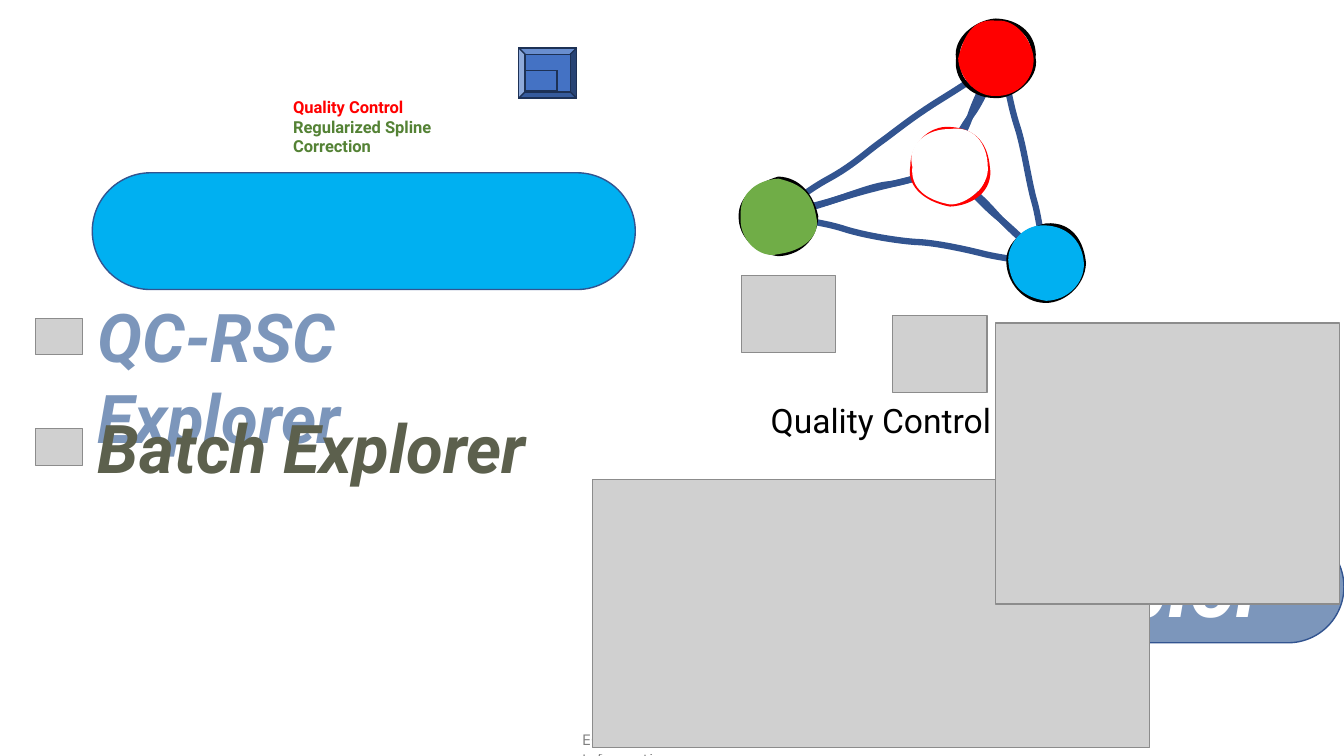
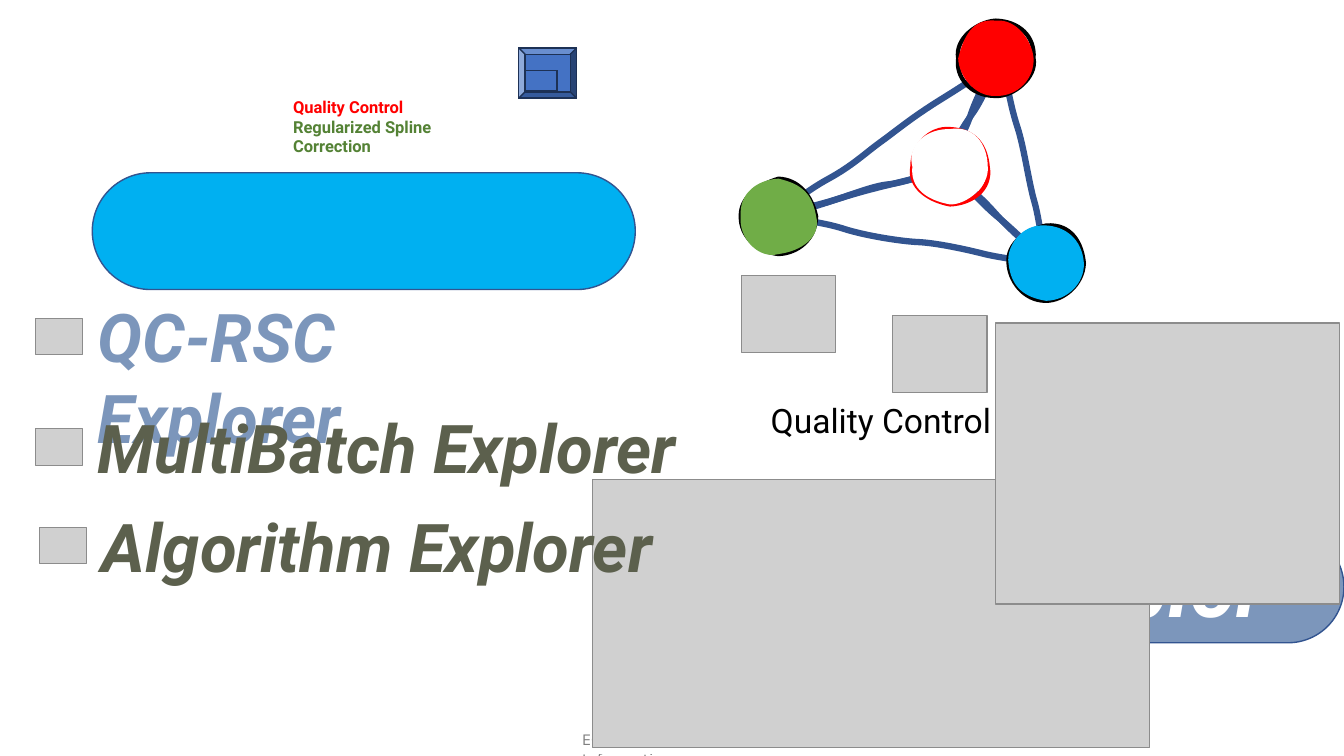
Before and after one commit to broadhurstdavid/QC-MXP, a slide deck: slide 3 of res/sandbox.pptx. Drawn at 1344x756 pixels with LibreOffice and Linux fonts; fonts in the diff are those of the drawing; grey boxes stand for pictures. Boxes give left, top, right and bottom in pixels: in the first picture for what was removed or moved away, otherwise in the second. Text is boxed around its words. In the diff, an @@ line names an element or a change of style, - is before the commit and + after.

```diff
--- a/res/sandbox.pptx
+++ b/res/sandbox.pptx
@@ text at (x1=98, y1=411, x2=676, y2=489): text changed @@
-Batch Explorer
+MultiBatch Explorer
@@ picture added at (x1=39, y1=528, x2=87, y2=565) @@
@@ text added at (x1=102, y1=510, x2=652, y2=588), 48 pt, text #5C604D, bold, italic @@
+Algorithm Explorer
```
